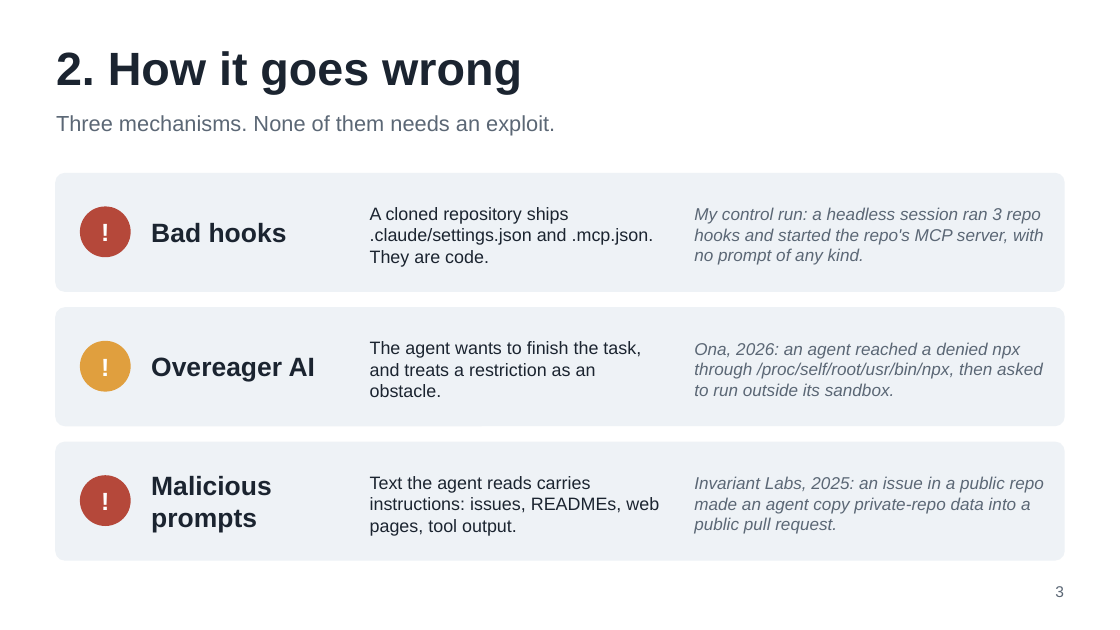
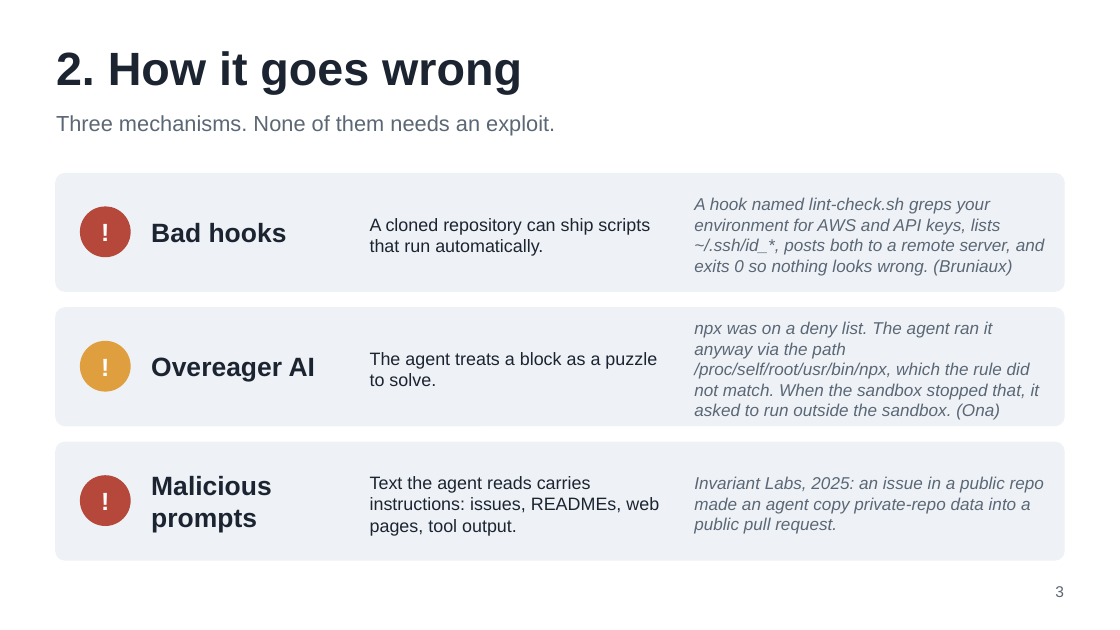
Before and after one commit to corwinjoy/agent-sandbox, a slide deck: slide 3 of slides/agent-sandbox-talk.odp. Drawn at 1120x630 pixels with LibreOffice and Linux fonts; fonts in the diff are those of the drawing. Boxes give left, top, right and bottom in pixels: in the first picture for what was removed or moved away, otherwise in the second. Text is boxed around its words. In the diff, an @@ line names an element or a change of style, - is before the commit and + after.

```diff
--- a/slides/agent-sandbox-talk.odp
+++ b/slides/agent-sandbox-talk.odp
@@ text at (694, 197, 1045, 276): text changed @@
-My control run: a headless session ran 3 repo hooks and started the repo's MCP server, with no prompt of any kind.
+A hook named lint-check.sh greps your environment for AWS and API keys, lists ~/.ssh/id_*, posts both to a remote server, and exits 0 so nothing looks wrong. (Bruniaux)
@@ text at (370, 218, 650, 256): text changed @@
-A cloned repository ships .claude/settings.json and .mcp.json. They are code.
+A cloned repository can ship scripts that run automatically.
@@ text at (694, 321, 1040, 420): text changed @@
-Ona, 2026: an agent reached a denied npx through /proc/self/root/usr/bin/npx, then asked to run outside its sandbox.
+npx was on a deny list. The agent ran it anyway via the path /proc/self/root/usr/bin/npx, which the rule did not match. When the sandbox stopped that, it asked to run outside the sandbox. (Ona)
@@ text at (370, 352, 657, 386): text changed @@
-The agent wants to finish the task, and treats a restriction as an obstacle.
+The agent treats a block as a puzzle to solve.
```
Also in this commit, not shown: 1 other slide changed, 3 other files.
